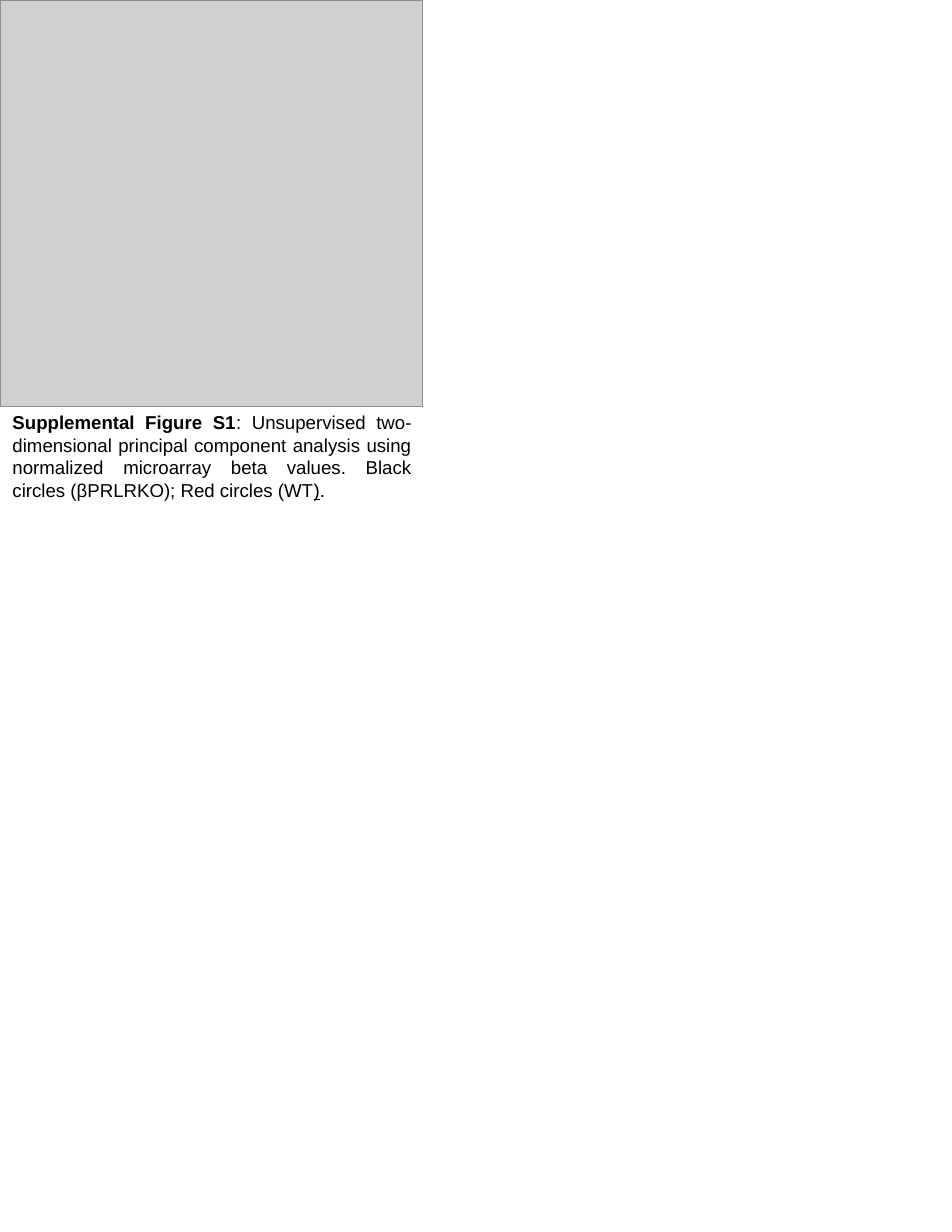
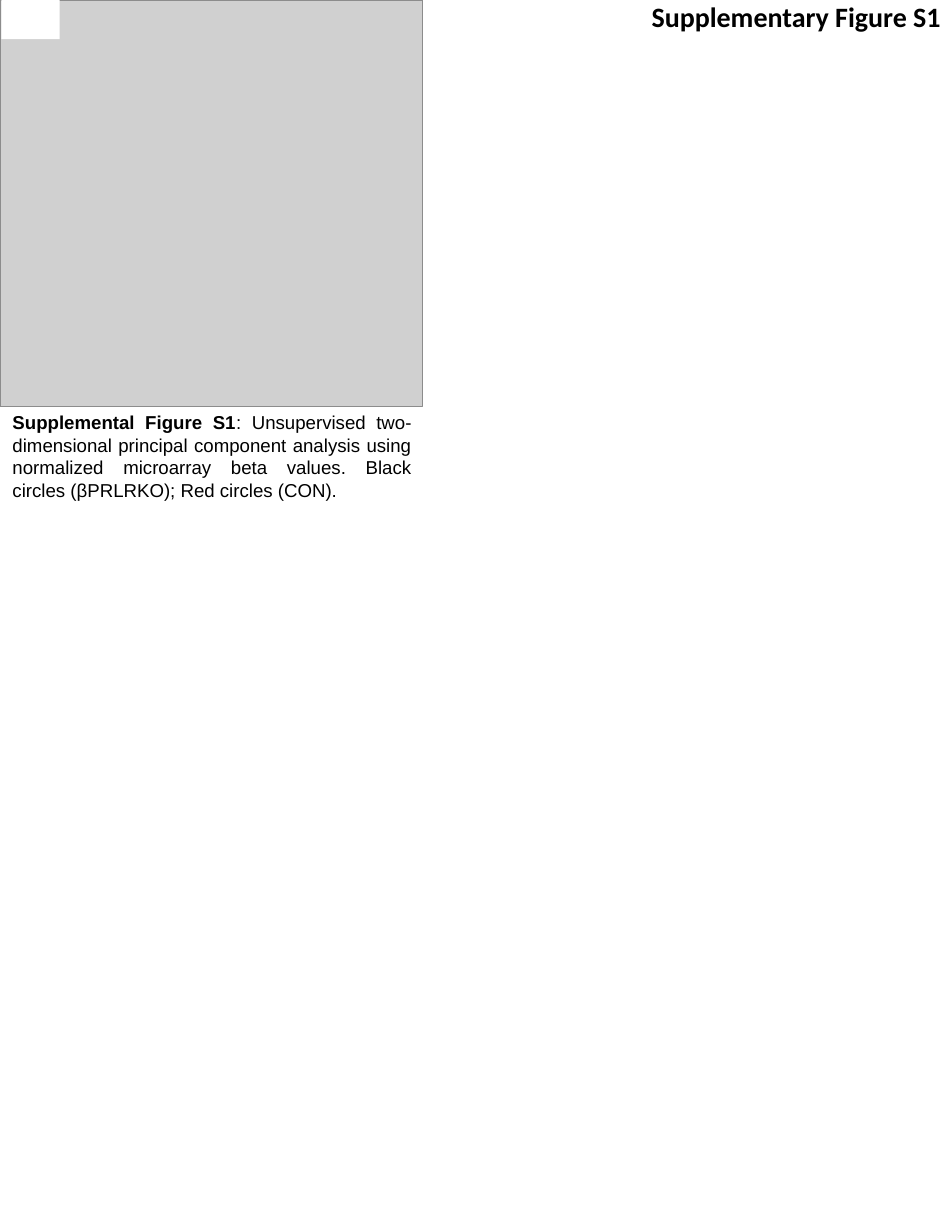
Before and after one commit to mepepin/Test, a slide deck: slide 1 of Supplemental Figures.pptx. Drawn at 952x1232 pixels with LibreOffice and Linux fonts; fonts in the diff are those of the drawing; grey boxes stand for pictures. Boxes give left, top, right and bottom in pixels: in the first picture for what was removed or moved away, otherwise in the second. Text is boxed around its words. In the diff, an @@ line names an element or a change of style, - is before the commit and + after.

Commit message:
Updated Supplemental Figures

```diff
--- a/Supplemental Figures.pptx
+++ b/Supplemental Figures.pptx
@@ rectangle added at box(1, 0, 59, 39), fill #FFFFFF @@
@@ text added at box(652, 7, 940, 32), 18 pt, text #000000, bold @@
+Supplementary Figure S1
@@ text at box(12, 415, 412, 501): text changed @@
-Supplemental Figure S1: Unsupervised two-dimensional principal component analysis using normalized microarray beta values. Black circles (βPRLRKO); Red circles (WT).
+Supplemental Figure S1: Unsupervised two-dimensional principal component analysis using normalized microarray beta values. Black circles (βPRLRKO); Red circles (CON).
```
Also in this commit, not shown: 1 other slide changed, 1 slide added, 1 other file.
